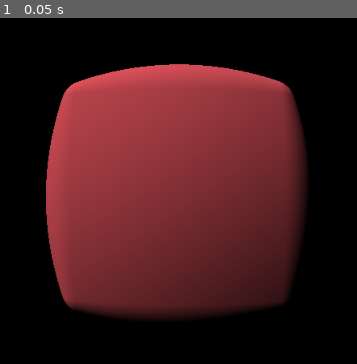
Above: before the commit, frame 1.
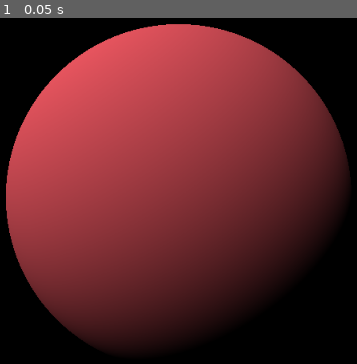
Above: after the commit, the same moment.

Repository: PhilippeZ-Dev/CreativeCoding
Game: Godot game, scene res://Scenes/fractals.tscn
Two runs of this game, one before a commit and one after it. Both use one fixed random seed, a clock stepped at 60 frames per second and the inputs below.
Inputs:
- Up to frame 1 (0.05 s): no input

The runs differ from the first frame. In frame 1, 25% of the frame differs, in the area x 1-99%, y 1-97%.

Commit message:
refactor, added rainbow gradient, shape rotation, uniform groups

Diff:
--- /dev/null
+++ b/Ressources/Rainbow_Gradient.tres
@@ -0,0 +1,5 @@
+[gd_resource type="Gradient" format=3 uid="uid://bp070n6kcplfu"]
+
+[resource]
+offsets = PackedFloat32Array(0, 0.17, 0.33, 0.5, 0.67, 0.83, 1)
+colors = PackedColorArray(1, 0, 0, 1, 1, 1, 0, 1, 0, 1, 0, 1, 0, 1, 1, 1, 0, 0, 1, 1, 1, 0, 1, 1, 1, 0, 0, 1)
--- a/Scenes/fractals.tscn
+++ b/Scenes/fractals.tscn
@@ -8,14 +8,23 @@
 [ext_resource type="Script" uid="uid://7mwytj4mg015" path="res://Scripts/JuliaSetsAnimation.gd" id="5_d6kcm"]
 [ext_resource type="Material" uid="uid://dl1r3lhiime8l" path="res://Materials/M_Newton.tres" id="6_pkxfo"]
 [ext_resource type="Shader" uid="uid://bkrogavnlrjy7" path="res://Shaders/RaymarchingTest.gdshader" id="7_pkxfo"]
+[ext_resource type="Gradient" uid="uid://bp070n6kcplfu" path="res://Ressources/Rainbow_Gradient.tres" id="8_au54f"]
+
+[sub_resource type="GradientTexture1D" id="GradientTexture1D_au54f"]
+gradient = ExtResource("8_au54f")
 
 [sub_resource type="ShaderMaterial" id="ShaderMaterial_au54f"]
 shader = ExtResource("7_pkxfo")
-shader_parameter/_color = Color(0.9098039, 0.33333334, 0.37254903, 1)
+shader_parameter/_color = Color(0.91, 0.333, 0.373, 1)
+shader_parameter/_backgroundColor = Color(0, 0, 0, 1)
+shader_parameter/_gradient = SubResource("GradientTexture1D_au54f")
 shader_parameter/_cameraPosition = Vector3(0, 0, -2.515)
 shader_parameter/_cameraRotation = Vector3(0, 0.01, 0)
+shader_parameter/_lightStrength = 1.0
 shader_parameter/_lightPos = Vector3(1.925, 2.875, 1.5)
-shader_parameter/_shapeLerp = 0.5
+shader_parameter/_lightColor = Color(1, 1, 1, 1)
+shader_parameter/_shapeRotation = Vector3(0, 0, 0)
+shader_parameter/_shapeLerp = 0.0
 shader_parameter/_timeScale = 0.1
 
 [sub_resource type="StyleBoxFlat" id="StyleBoxFlat_eoume"]
--- a/Shaders/RaymarchingTest.gdshader
+++ b/Shaders/RaymarchingTest.gdshader
@@ -6,12 +6,25 @@
 
 shader_type canvas_item;
 
-uniform vec3 _color : source_color = vec3(1.0,0.0,0.0);
+group_uniforms Color;
+uniform vec3 _color : source_color = vec3(0.91, 0.333, 0.373);
+uniform vec3 _backgroundColor : source_color = vec3(0);
+uniform sampler2D _gradient;
+
+group_uniforms Camera;
 uniform vec3 _cameraPosition = vec3(0.0,0.0,-5.0);
 uniform vec3 _cameraRotation = vec3(0.0);
+
+group_uniforms Light;
+uniform float _lightStrength = 1.0;
 uniform vec3 _lightPos = vec3(2.0, -5.0, 3.0);
+uniform vec3 _lightColor : source_color = vec3(1.0);
 
+group_uniforms Shape_Transform;
+uniform vec3 _shapeRotation = vec3(0);
 uniform float _shapeLerp : hint_range(0.0, 1.0) = 0.5;
+
+group_uniforms Animation;
 uniform float _timeScale = .5;
 
 mat2 Rotate(float angle)
@@ -35,11 +48,11 @@
 {
 	return mix(a, b, m);
 }
-
+////////////////////////////////////////////////////////////////////////////////////////////////////
 // p: point in space
 // c: center of sphere
 // r: radius of sphere
-float DistanceFromSphere(vec3 p, vec3 c, float r)
+float sdSphere(vec3 p, vec3 c, float r)
 {
 	return length(p-c)-r;
 }
@@ -50,19 +63,40 @@
 	return length(max(q,0.0)) + min(max(q.x,max(q.y,q.z)),0.0);
 }
 
+float sdBoxFrame( vec3 p, vec3 b, float e )
+{
+       p = abs(p  )-b;
+  vec3 q = abs(p+e)-e;
+  return min(min(
+      length(max(vec3(p.x,q.y,q.z),0.0))+min(max(p.x,max(q.y,q.z)),0.0),
+      length(max(vec3(q.x,p.y,q.z),0.0))+min(max(q.x,max(p.y,q.z)),0.0)),
+      length(max(vec3(q.x,q.y,p.z),0.0))+min(max(q.x,max(q.y,p.z)),0.0));
+}
+////////////////////////////////////////////////////////////////////////////////////////////////////
 float MapScene(vec3 pos)
 {
+	// rotate all the shapes according to a rotation uniform
+	pos.xz *= Rotate(_shapeRotation.y);
+    pos.yz *= Rotate(_shapeRotation.x);
+    pos.xy *= Rotate(_shapeRotation.z);
+
 	float displacement = cos(TIME )*.1 + sin(5.0*pos.x) * sin(5.0*pos.y) * sin(5.0*pos.z) * 0.25;
 
-	float sphere_0 = DistanceFromSphere(pos,  vec3(0), 1);
+	float sphere_0 = sdSphere(pos,  vec3(0), 1);
 	float box_0 = sdBox(pos, vec3(.5));
+	float boxFrame_0 = sdBoxFrame(pos, vec3(.5), .05);
 
 	float time = (cos(TIME) *2.0 -1.0) * _timeScale;
 	float shape = MixShapes(sphere_0, box_0, _shapeLerp);
 
+	//return box_0;
 	return shape;
-	//return box_0;
 	//return sphere_0;// + displacement;
+}
+
+vec3 GetShapeColor()
+{
+	return _color;
 }
 
 vec3 CalculateNormal(vec3 p)
@@ -103,7 +137,8 @@
 		{
 			// return color if we hit something
 			vec3 normal = CalculateNormal(currentPos);
-			return _color * CalculateLightIntensity(currentPos, normal);
+
+			return GetShapeColor() * CalculateLightIntensity(currentPos, normal);
 		}
 
 		// miss
@@ -116,7 +151,7 @@
 	}
 
 	// if we got here, we hit nothing and return the backgroundcolor
-	return vec3(0);
+	return _backgroundColor;
 }
 
 void fragment()
@@ -128,7 +163,7 @@
 	vec3 rd = normalize(vec3(uv,1.0));		// ray direction
 	rd = ApplyCameraRotation(rd, _cameraRotation);
 
-	vec3 shadedRay = RayMarch(ro, rd);
+	vec3 shadedRay = RayMarch(ro, rd) * _lightColor * _lightStrength;
 
 	COLOR = vec4(shadedRay, 1.0);
 }
